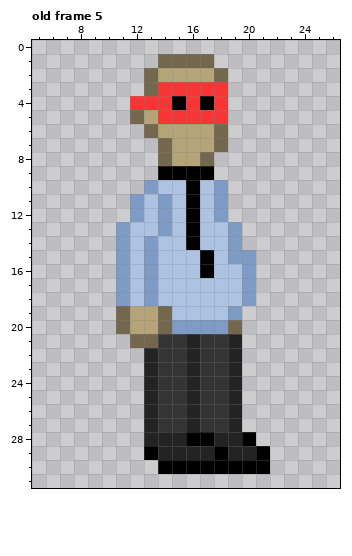
Pixel-art file: Assets/Artwork/DeathGuy.aseprite. Above is the file before it was changed.
32x32 pixels, 5 frames. Shown: old frame 5: x 5..26, y 0..31. The commit also changed other frames, which this record leaves out.
Now the later version:
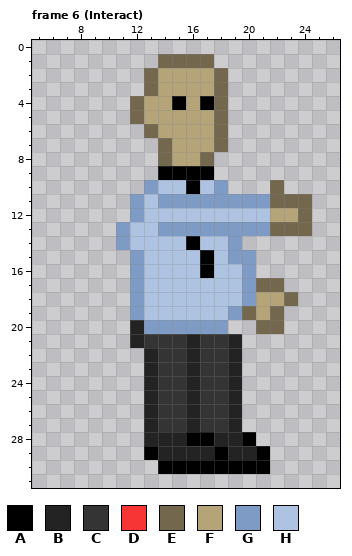
Palette (. is transparent): A #000000  B #232323  C #343434  D #f73535  E #73684d  F #b6a479  G #7e9bc5  H #aec3e2
A new or re-ordered frame is compared with the old frame closest to it.
Change:
{"change": "frames 5 -> 13"}
{"change": "layer \"Left Arm\" now hidden"}
{"change": "layer \"Left Arm Darker\" now hidden"}
{"change": "layer \"Body\" now hidden"}
{"change": "layer \"Body Darker\" now hidden"}
{"change": "layer \"Right Arm\" now hidden"}
{"change": "layer \"Right Arm Darker\" now hidden"}
{"change": "layer \"Red Glasses\" now hidden"}
{"where": "frame 6 (Interact) is new; against old frame 5"}
{"frame":6,"y":3,"x":14,"old":"DDDDD","new":"FFFFE"}
{"frame":6,"y":4,"x":12,"old":"DDD","new":"EFF"}
{"frame":6,"y":4,"x":16,"old":"D","new":"F"}
{"frame":6,"y":4,"x":18,"old":"D","new":"E"}
{"frame":6,"y":5,"x":14,"old":"DDDDD","new":"FFFFE"}
{"frame":6,"y":10,"x":22,"old":".","new":"E"}
{"frame":6,"y":11,"x":15,"old":"HAH","new":"GGG"}
{"frame":6,"y":11,"x":19,"old":"......","new":"GGGEEE"}
{"frame":6,"y":12,"x":14,"old":"G","new":"H"}
{"frame":6,"y":12,"x":16,"old":"A","new":"H"}
{"frame":6,"y":12,"x":18,"old":"G......","new":"HHHHFFE"}
{"frame":6,"y":13,"x":15,"old":"HAHH","new":"GGGG"}
{"frame":6,"y":13,"x":20,"old":".....","new":"GGEEE"}
{"frame":6,"y":14,"x":13,"old":"G","new":"H"}
{"frame":6,"y":15,"x":11,"old":"GHG","new":".GH"}
{"frame":6,"y":16,"x":11,"old":"GHG","new":".GH"}
{"frame":6,"y":17,"x":11,"old":"GHG","new":".GH"}
{"frame":6,"y":17,"x":21,"old":"..","new":"EE"}
{"frame":6,"y":18,"x":11,"old":"GHG","new":".GH"}
{"frame":6,"y":18,"x":21,"old":"...","new":"FFE"}
{"frame":6,"y":19,"x":11,"old":"EFFE","new":".GHH"}
{"frame":6,"y":19,"x":20,"old":"...","new":"EFE"}
{"frame":6,"y":20,"x":11,"old":"EFFE","new":".BGG"}
{"frame":6,"y":20,"x":19,"old":"E","new":"."}
{"frame":6,"y":20,"x":21,"old":"..","new":"EE"}
{"frame":6,"y":21,"x":12,"old":"EE","new":"BC"}
{"label":"changed","picture_box":[130,82,228,124]}
{"label":"changed","picture_box":[116,180,312,348]}
